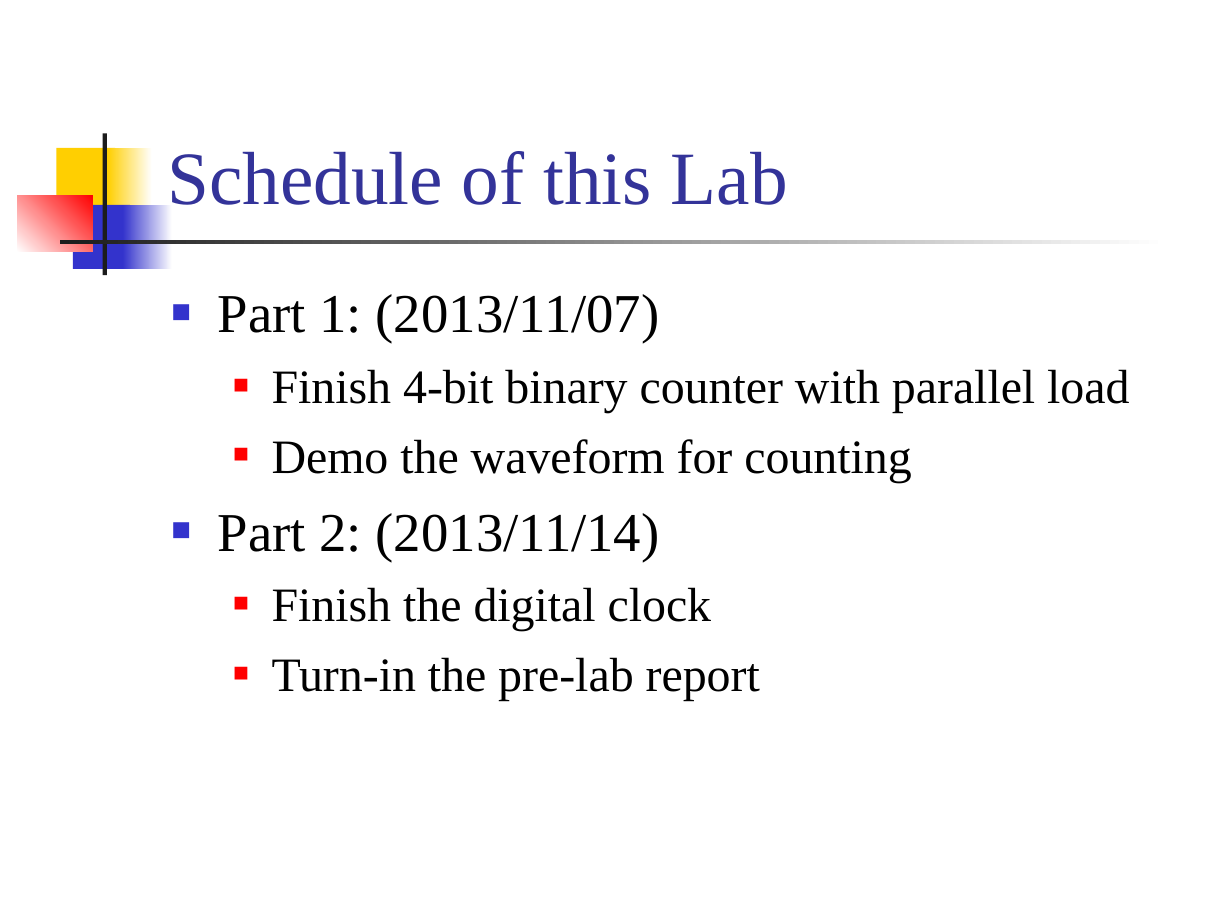
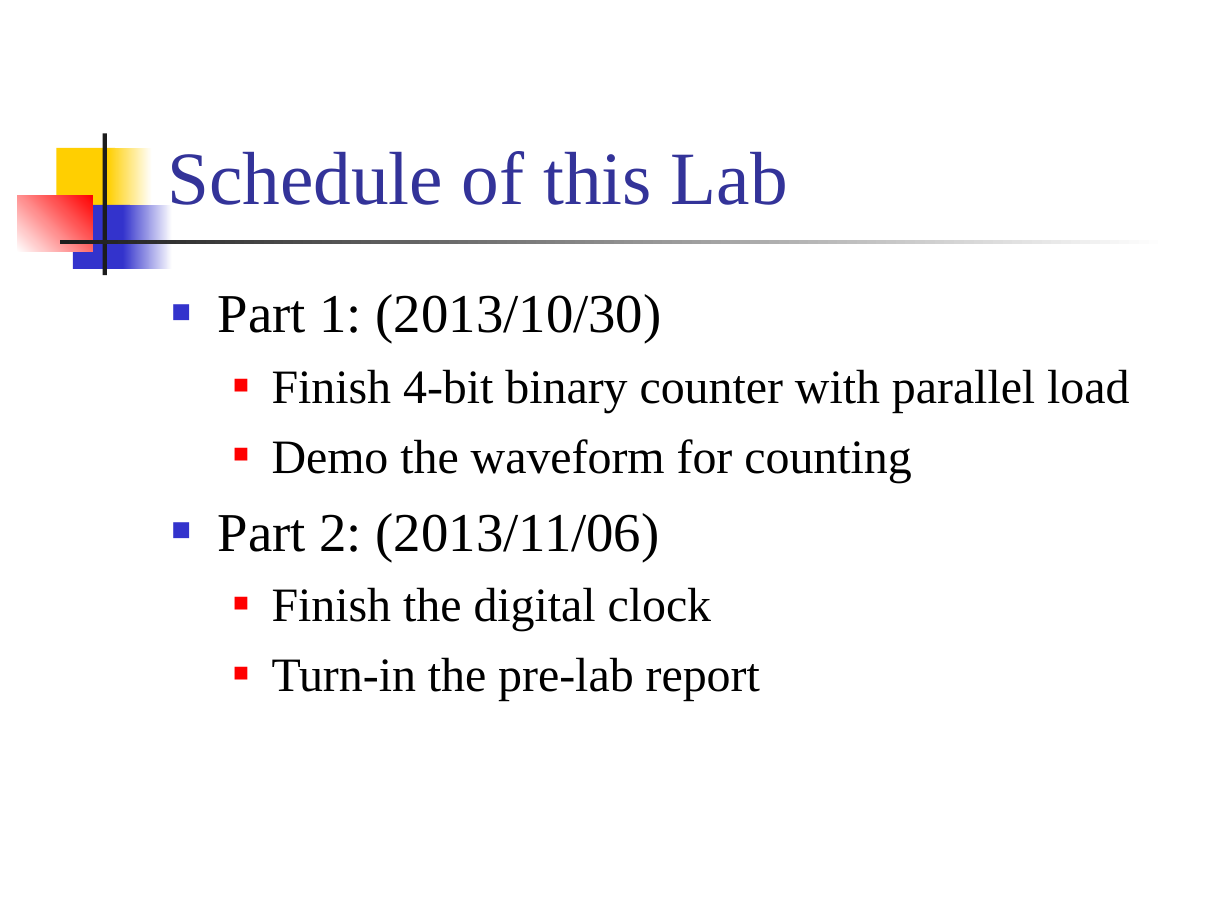
Before and after one commit to CGUSystemCourses/ComputerOrg-2015, a slide deck: slide 3 of Lectures/lec04-counters/lab04-digital_clock.ppt. Drawn at 1232x924 pixels with LibreOffice and Linux fonts; fonts in the diff are those of the drawing. Boxes give left, top, right and bottom in pixels: in the first picture for what was removed or moved away, otherwise in the second. Text is boxed around its words. In the diff, an @@ line names an element or a change of style, - is before the commit and + after.

Commit message:
revise the schedule for lab 04

```diff
--- a/Lectures/lec04-counters/lab04-digital_clock.ppt
+++ b/Lectures/lec04-counters/lab04-digital_clock.ppt
@@ text at (x1=218, y1=294, x2=662, y2=343): text changed @@
-■ Part 1: (2013/11/07)
+■ Part 1: (2013/10/30)
@@ text at (x1=218, y1=513, x2=660, y2=561): text changed @@
-■ Part 2: (2013/11/14)
+■ Part 2: (2013/11/06)
```
